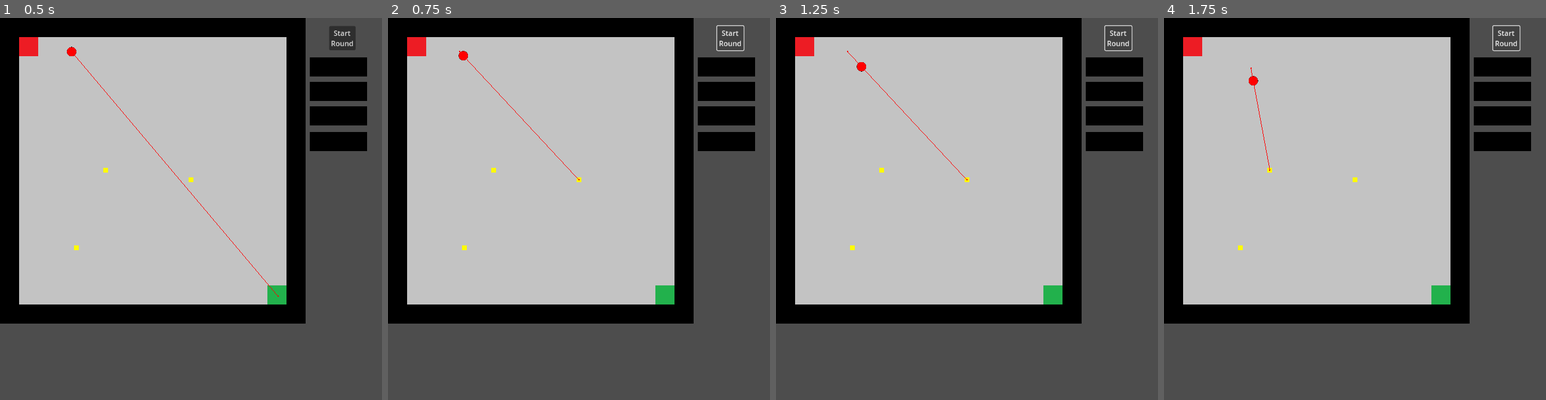
Above: before the commit, frames 1-4 (left to right).
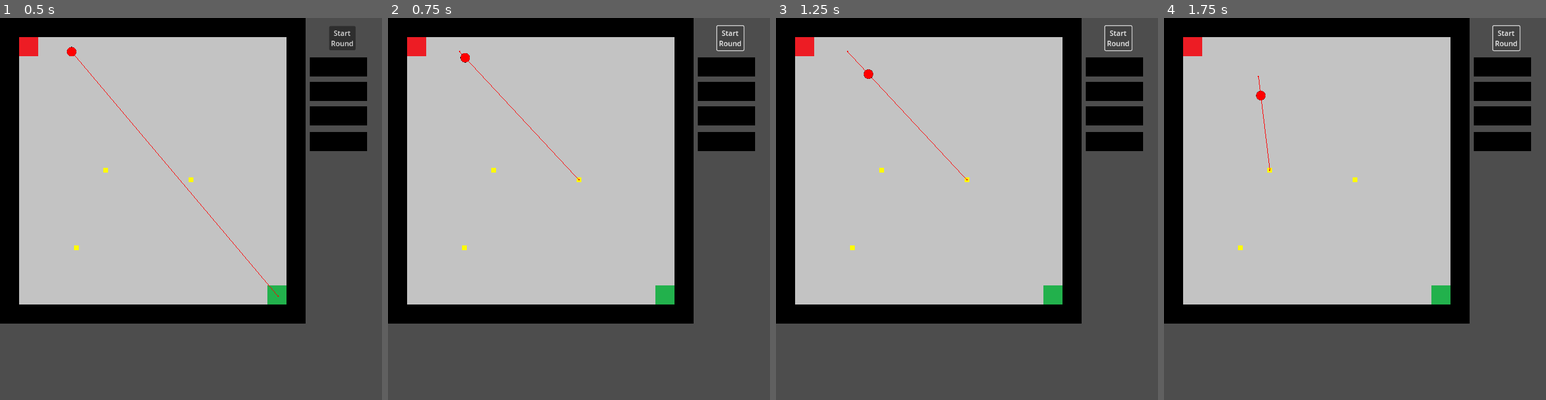
Above: after the commit, the same moments.

Repository: bustercrow-3818/one-room
Game: Godot game, scene res://system/main.tscn
Two runs of this game, one before a commit and one after it. Both use one fixed random seed, a clock stepped at 60 frames per second and the inputs below. The project has no main scene, so this scene is started directly.
Inputs:
- Up to frame 1 (0.5 s): no input
- Up to frame 2 (0.75 s): click "Start Round" at 0.5 s
- Up to frame 3 (1.25 s): no input
- Up to frame 4 (1.75 s): click "Start Round" at 1.25 s

Frame 1 is identical in both runs. In frame 2, less than 0.1% of the frame differs, in the area x 18-22%, y 8-12%; in frame 3, less than 0.1%; in frame 4, 0.2%, in the area x 22-28%, y 12-40%.

Commit message:
housekeeping on abandoned and redundant code

Diff:
--- a/entities/mob_base_class.gd
+++ b/entities/mob_base_class.gd
@@ -2,16 +2,13 @@
 class_name Mob
 
 signal new_goal_request
-signal goal_not_reachable
 
 @export_category("Navigation")
 @export var nav_agent: NavigationAgent2D
-@export var path_check: NavigationAgent2D
 @export var home_position: Vector2
 
 @export_category("Stats")
 @export var speed: float = 1000
-@export var hp: int = 100
 
 var goals: Array[Vector2]
 var next_goal: Vector2
@@ -41,7 +38,6 @@
 	else:
 		new_goal_request.emit()
 
-
 func set_destination(destination: Vector2) -> void:
 	next_goal = destination
 	path_init()
@@ -56,44 +52,6 @@
 
 #region Getters
 
-func is_path_valid() -> bool:
-	var map_rid: RID
-	var path_array: Array[Vector2]
-
-	for i in goals:
-		path_check.target = i
-		await get_tree().physics_frame
-
-		map_rid = path_check.get_navigation_map()
-		path_array = NavigationServer2D.map_get_path(map_rid, global_position, i, true)
-
-		if path_array.size() == 0:
-			return false
-		elif path_array[-1] != i:
-			return false
-		else:
-			return true
-	return true
-
-func get_path_validity() -> bool:
-	var test: bool
-	var map_rid = nav_agent.get_navigation_map()
-	var path_array = NavigationServer2D.map_get_path(map_rid, global_position, next_goal, true)
-
-	if path_array[-1] != next_goal:
-		test = false
-	else:
-		test = true
-
-	return test
-
-func is_target_reachable(target: Vector2) -> bool:
-	nav_agent.target_position = target
-
-	if nav_agent.is_target_reachable():
-		return true
-	else:
-		return false
 #endregion
 
 func _physics_process(_delta: float) -> void:
--- a/entities/red_mob.tscn
+++ b/entities/red_mob.tscn
@@ -10,8 +10,7 @@
 wall_min_slide_angle = 0.0
 script = ExtResource("1_qh3rw")
 nav_agent = NodePath("NavigationAgent2D")
-speed = 100.0
-no_path_message = "One or more goals not reachable"
+speed = 150.0
 metadata/_custom_type_script = "uid://ckxbc6rnrinrk"
 
 [node name="Sprite2D" type="Sprite2D" parent="."]
@@ -27,5 +26,3 @@
 target_desired_distance = 4.0
 path_max_distance = 10.0
 debug_enabled = true
-
-[node name="path_check" type="NavigationAgent2D" parent="."]
--- a/system/handlers/mob_handler.gd
+++ b/system/handlers/mob_handler.gd
@@ -20,23 +20,10 @@
 
 	set_next_goal()
 	await get_tree().physics_frame
-	test_path_validity()
 
 func connect_signals() -> void:
-	SignalBus.block_snapped.connect(test_path_validity)
+
 	pass
-
-func test_path_validity() -> void:
-	await get_tree().physics_frame
-
-	var test_mob: Mob = get_child(0)
-
-	if await test_mob.is_path_valid():
-		ready_for_round = true
-	else:
-		ready_for_round = false
-
-	ready_for_round = await test_mob.is_path_valid()
 
 func start_round() -> void:
 	set_next_goal()
